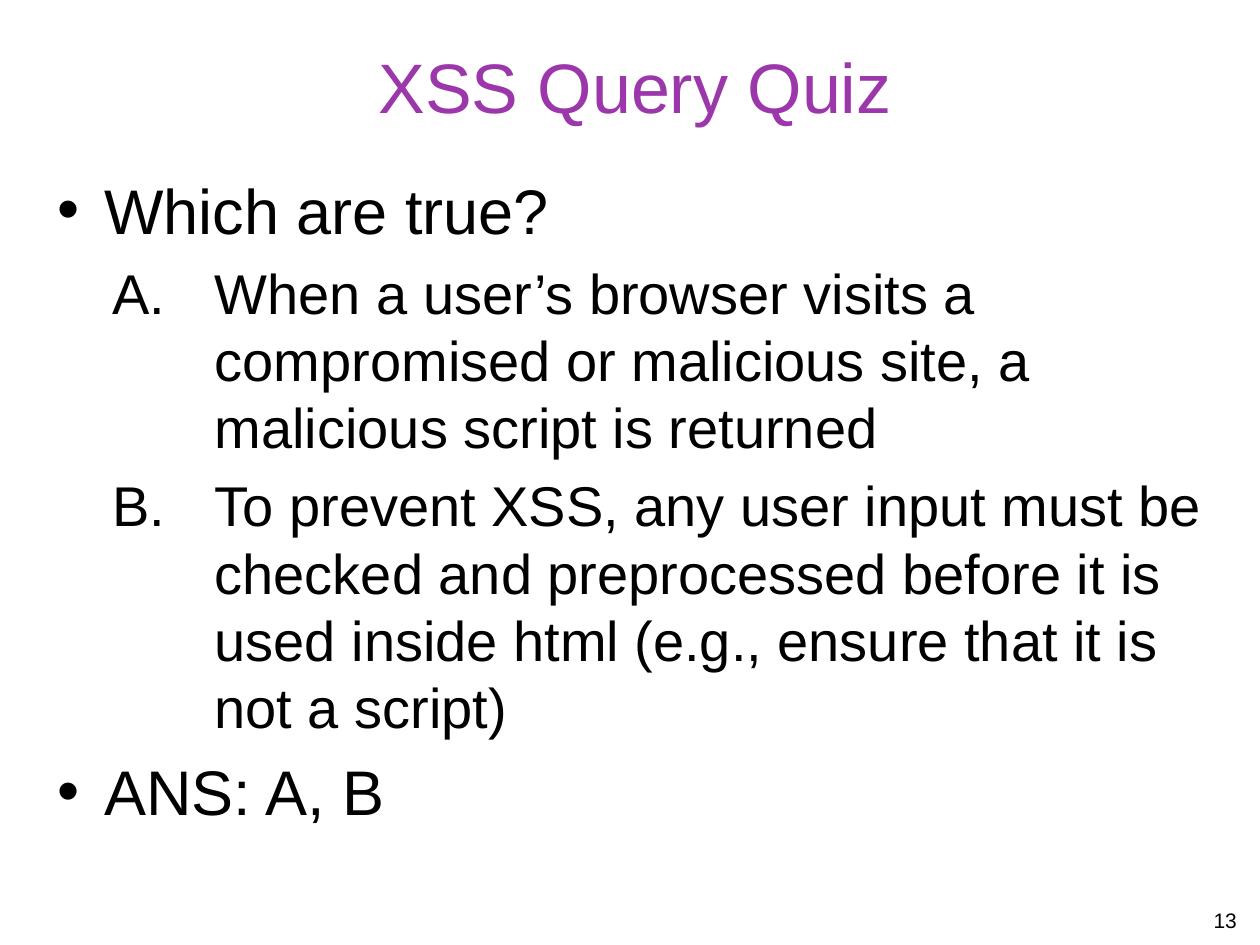
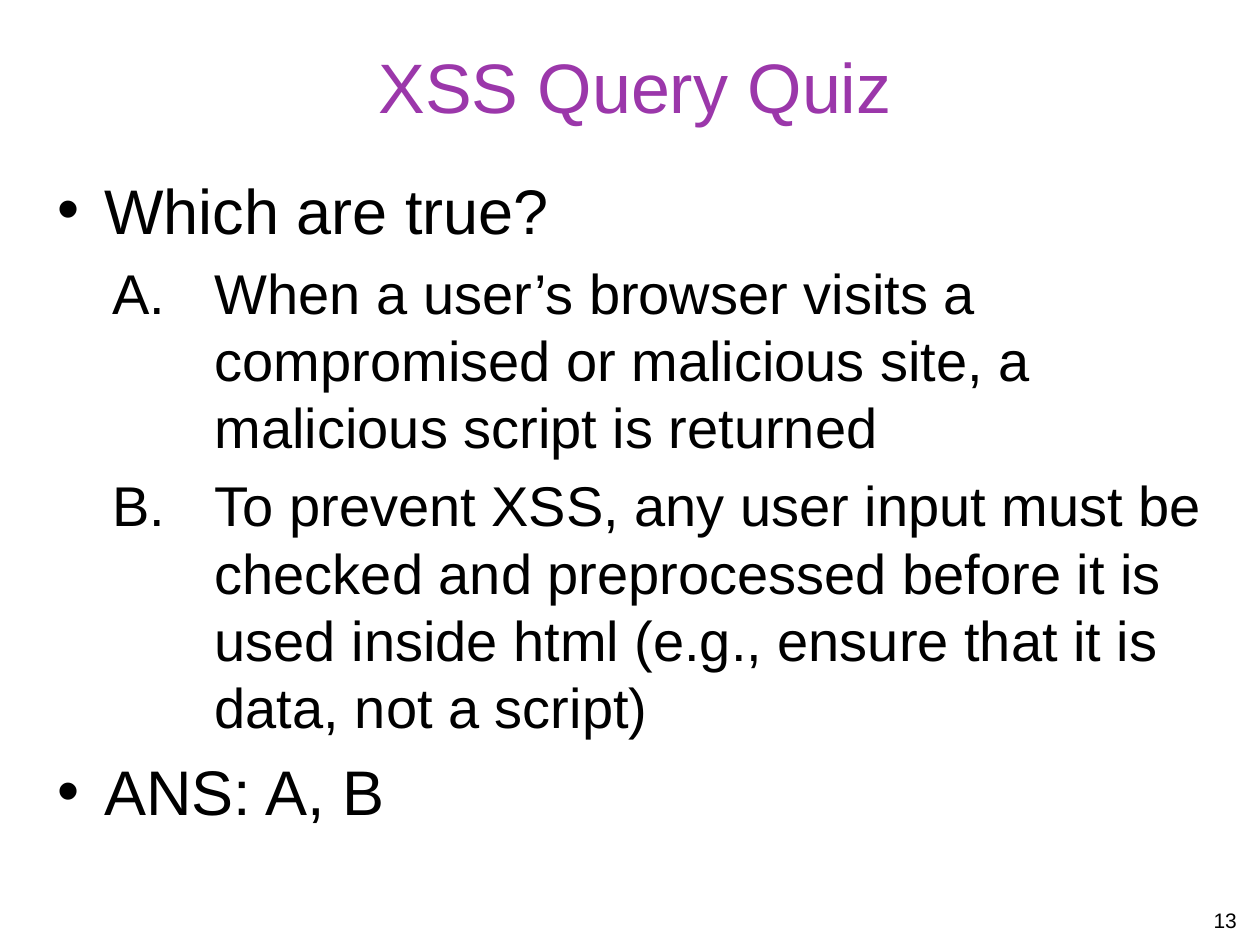
Before and after one commit to gulaoshi/gu.github.io, a slide deck: slide 13 of InfoSec/PPTs/L16-CH25-Web Security.pptx. Drawn at 1260x945 pixels with LibreOffice and Linux fonts; fonts in the diff are those of the drawing. Boxes give left, top, right and bottom in pixels: in the first picture for what was removed or moved away, otherwise in the second. Text is boxed around its words. In the diff, an @@ line names an element or a change of style, - is before the commit and + after.

```diff
--- a/InfoSec/PPTs/L16-CH25-Web Security.pptx
+++ b/InfoSec/PPTs/L16-CH25-Web Security.pptx
@@ text at (x1=215, y1=485, x2=1201, y2=739): text changed @@
-  B. To prevent XSS, any user input must be checked and preprocessed before it is used inside html (e.g., ensure that it is not a script)
+  B. To prevent XSS, any user input must be checked and preprocessed before it is used inside html (e.g., ensure that it is data, not a script)
```
Also in this commit, not shown: 12 other slides changed, 2 slides removed, 3 other files.
